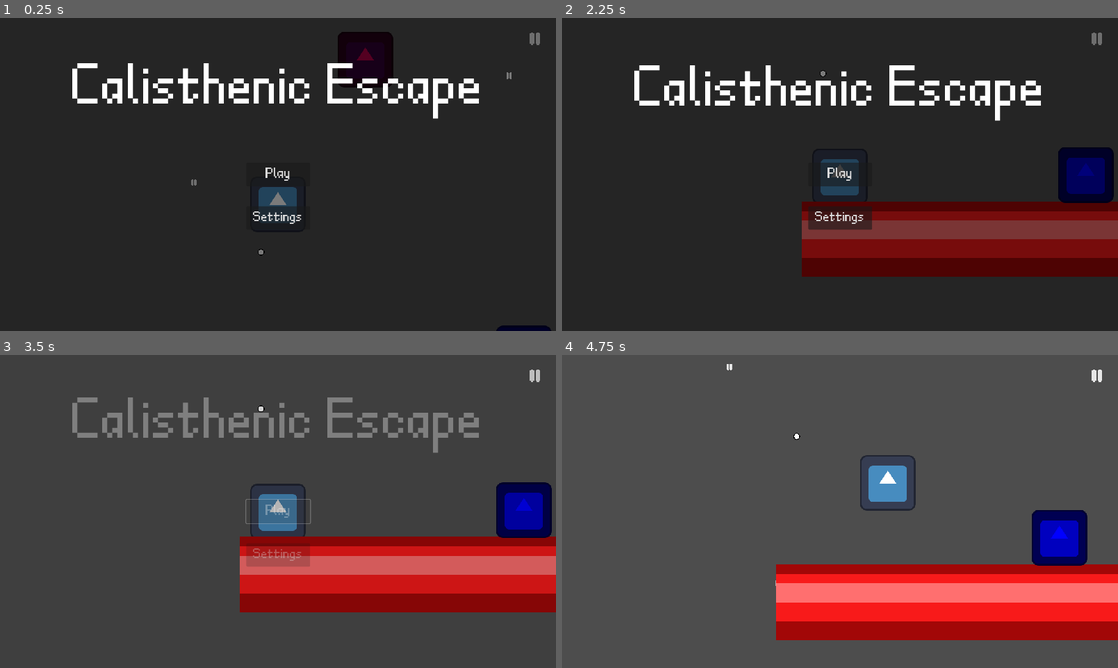
Above: before the commit, frames 1-4 (two rows, left to right).
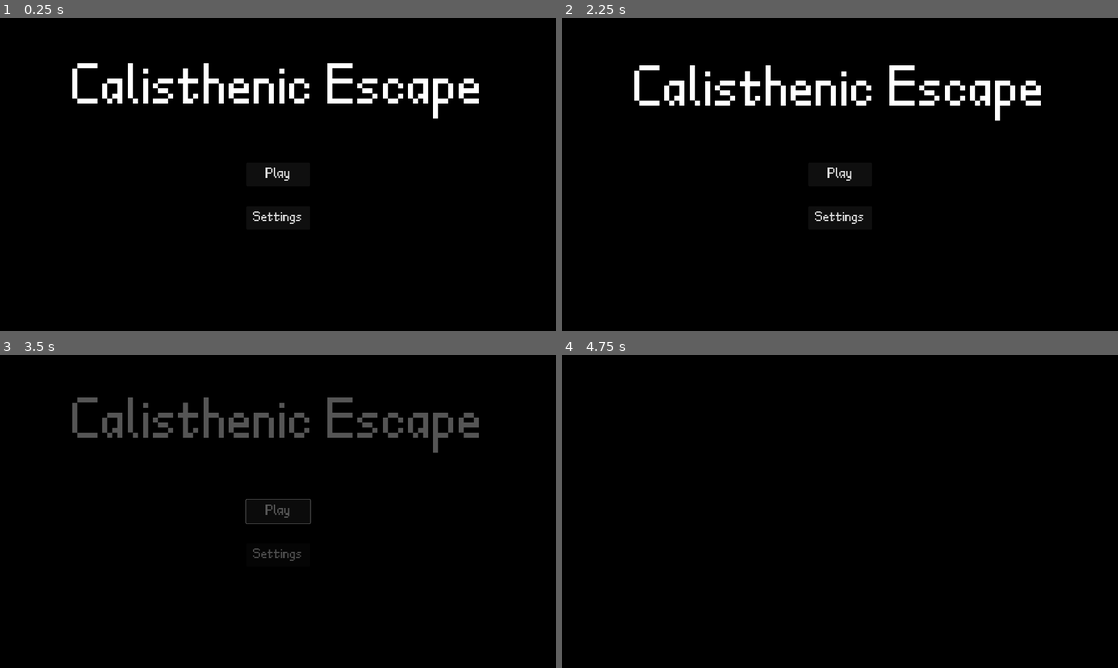
Above: after the commit, the same moments.

Repository: Lelie-l/CompUOLCSSC
Game: Godot game, scene res://Scenes/Levels/level.tscn
The game is run twice, just before and just after one commit, with the same random seed, the same clock (stepped at 60 frames per second) and the same inputs. The engine's default icon, where the game draws it, is replaced by a stand-in: a white triangle on a blue panel in a dark square.
Inputs (mouse positions are in pixels of both pictures, inside the frame that each line leads up to):
- Up to frame 1 (0.25 s): no input
- Up to frame 2 (2.25 s): click (1095, 39) at 0.5 s; click "Settings" at 1.25 s; click "Return" at 2 s
- Up to frame 3 (3.5 s): click "Play" at 2.75 s
- Up to frame 4 (4.75 s): click "Play" at 3.5 s; tap Enter at 4.25 s; move the mouse to (962, 495) at 4.27 s; hold D (right) from 4.28 s (still down); hold Space (space) from 4.28 s (still down); tap W (up) at 4.52, 4.55 s

The runs differ from the first frame. In frame 1, 95% of the frame differs, in the area x 0-100%, y 0-100%; in frame 2, 96%; in frame 3, 100%; in frame 4, 100%.

Commit message:
Day 1

Diff:
--- /dev/null
+++ b/Scenes/Decor/whiteline.tscn
@@ -0,0 +1,9 @@
+[gd_scene load_steps=3 format=3 uid="uid://dt8eqscnh0pkp"]
+
+[ext_resource type="Texture2D" uid="uid://cghludddtdmoy" path="res://Sprites/Decor/white_line.png" id="1_kca5j"]
+[ext_resource type="Script" path="res://Scripts/Decor/whiteline.gd" id="2_v3u7o"]
+
+[node name="Whiteline" type="Sprite2D"]
+scale = Vector2(4, 4)
+texture = ExtResource("1_kca5j")
+script = ExtResource("2_v3u7o")
--- /dev/null
+++ b/Scenes/Levels/intro.tscn
@@ -0,0 +1,101 @@
+[gd_scene load_steps=7 format=3 uid="uid://cmtylfsc8ii8w"]
+
+[ext_resource type="FontFile" uid="uid://bs15oe3x0itwd" path="res://Fonts/test.ttf" id="1_86axo"]
+[ext_resource type="Script" path="res://Scripts/Levels/intro.gd" id="1_cr6rf"]
+
+[sub_resource type="Animation" id="Animation_6kfur"]
+resource_name = "continue"
+tracks/0/type = "value"
+tracks/0/imported = false
+tracks/0/enabled = true
+tracks/0/path = NodePath("Continue:modulate")
+tracks/0/interp = 1
+tracks/0/loop_wrap = true
+tracks/0/keys = {
+"times": PackedFloat32Array(0, 1),
+"transitions": PackedFloat32Array(1, 1),
+"update": 0,
+"values": [Color(1, 1, 1, 0), Color(1, 1, 1, 1)]
+}
+
+[sub_resource type="Animation" id="Animation_cq18u"]
+length = 0.001
+tracks/0/type = "value"
+tracks/0/imported = false
+tracks/0/enabled = true
+tracks/0/path = NodePath("Continue:modulate")
+tracks/0/interp = 1
+tracks/0/loop_wrap = true
+tracks/0/keys = {
+"times": PackedFloat32Array(0),
+"transitions": PackedFloat32Array(1),
+"update": 0,
+"values": [Color(1, 1, 1, 0)]
+}
+tracks/1/type = "value"
+tracks/1/imported = false
+tracks/1/enabled = true
+tracks/1/path = NodePath(".:modulate")
+tracks/1/interp = 1
+tracks/1/loop_wrap = true
+tracks/1/keys = {
+"times": PackedFloat32Array(0),
+"transitions": PackedFloat32Array(1),
+"update": 0,
+"values": [Color(1, 1, 1, 1)]
+}
+
+[sub_resource type="Animation" id="Animation_rio4j"]
+resource_name = "fade_out"
+tracks/0/type = "value"
+tracks/0/imported = false
+tracks/0/enabled = true
+tracks/0/path = NodePath(".:modulate")
+tracks/0/interp = 1
+tracks/0/loop_wrap = true
+tracks/0/keys = {
+"times": PackedFloat32Array(0, 1),
+"transitions": PackedFloat32Array(1, 1),
+"update": 0,
+"values": [Color(1, 1, 1, 1), Color(1, 1, 1, 0)]
+}
+
+[sub_resource type="AnimationLibrary" id="AnimationLibrary_br6aq"]
+_data = {
+"RESET": SubResource("Animation_cq18u"),
+"continue": SubResource("Animation_6kfur"),
+"fade_out": SubResource("Animation_rio4j")
+}
+
+[node name="Intro" type="ColorRect"]
+anchors_preset = 15
+anchor_right = 1.0
+anchor_bottom = 1.0
+grow_horizontal = 2
+grow_vertical = 2
+color = Color(0, 0, 0, 1)
+script = ExtResource("1_cr6rf")
+
+[node name="Continue" type="Label" parent="."]
+modulate = Color(1, 1, 1, 0)
+layout_mode = 1
+anchors_preset = 7
+anchor_left = 0.5
+anchor_top = 1.0
+anchor_right = 0.5
+anchor_bottom = 1.0
+offset_left = -169.5
+offset_top = -70.0
+offset_right = 169.5
+offset_bottom = -37.0
+grow_horizontal = 2
+grow_vertical = 0
+theme_override_colors/font_color = Color(0.574998, 0.574998, 0.574998, 1)
+theme_override_fonts/font = ExtResource("1_86axo")
+theme_override_font_sizes/font_size = 32
+text = "Press 'Space' to continue..."
+
+[node name="AnimationPlayer" type="AnimationPlayer" parent="."]
+libraries = {
+"": SubResource("AnimationLibrary_br6aq")
+}
--- a/Scenes/Levels/level.tscn
+++ b/Scenes/Levels/level.tscn
@@ -14,6 +14,7 @@
 [ext_resource type="PackedScene" uid="uid://dd1fvp6pte6vp" path="res://Scenes/UI/health_bar.tscn" id="9_wn55x"]
 [ext_resource type="Texture2D" uid="uid://dk45kwc4vbwtv" path="res://Sprites/UI/SliderGrabber.png" id="11_ar7cl"]
 [ext_resource type="Texture2D" uid="uid://dwmmgsyfxts1d" path="res://icon.svg" id="12_mmavn"]
+[ext_resource type="PackedScene" uid="uid://cmtylfsc8ii8w" path="res://Scenes/Levels/intro.tscn" id="13_v0y3b"]
 [ext_resource type="Texture2D" uid="uid://cqq4eu1myya7v" path="res://Sprites/UI/HealthBar/HealthBar.png" id="15_n7hkx"]
 
 [sub_resource type="RectangleShape2D" id="RectangleShape2D_lsfkj"]
@@ -52,9 +53,10 @@
 [node name="Camera2D" parent="." node_paths=PackedStringArray("player") instance=ExtResource("7_0jc4h")]
 player = NodePath("../Player")
 boundaries = Vector2(5120, 3000)
-max_speed = 1000
+max_speed = 2000
 
 [node name="Player" parent="." instance=ExtResource("2_i5rbt")]
+position = Vector2(0, -5000)
 
 [node name="CanvasLayer" type="CanvasLayer" parent="."]
 
@@ -71,6 +73,9 @@
 visible = false
 settings = NodePath("../Settings")
 
+[node name="Intro" parent="CanvasLayer" instance=ExtResource("13_v0y3b")]
+list = Array[String](["*You suddenly woke up in a dimly lit, cavernous warehouse. Lying helplessly on a disoriented, cold, concrete floor.  A glint of light catches their eye—a dumbbell, pulsing with an ethereal glow.*"])
+
 [node name="MainMenu" parent="CanvasLayer" node_paths=PackedStringArray("settings") instance=ExtResource("3_qavb3")]
 settings = NodePath("../Settings")
 
@@ -80,16 +85,16 @@
 [node name="StaticBody2D" type="StaticBody2D" parent="."]
 
 [node name="Sprite2D" type="Sprite2D" parent="StaticBody2D"]
-position = Vector2(768, 593)
+position = Vector2(117, 183)
 scale = Vector2(21.9295, 21.6875)
 texture = ExtResource("15_n7hkx")
 
 [node name="CollisionShape2D" type="CollisionShape2D" parent="StaticBody2D"]
-position = Vector2(708, 553)
+position = Vector2(-10, 166)
 shape = SubResource("RectangleShape2D_lsfkj")
 
 [node name="StaticBody2D2" type="StaticBody2D" parent="."]
-position = Vector2(566, 423)
+position = Vector2(270, 16)
 
 [node name="Sprite2D" type="Sprite2D" parent="StaticBody2D2"]
 modulate = Color(0, 0, 1, 1)
@@ -97,3 +102,6 @@
 
 [node name="CollisionShape2D" type="CollisionShape2D" parent="StaticBody2D2"]
 shape = SubResource("RectangleShape2D_l7y7o")
+
+[connection signal="start" from="CanvasLayer/Intro" to="Player" method="_on_intro_start"]
+[connection signal="started" from="CanvasLayer/MainMenu" to="CanvasLayer/Intro" method="_on_main_menu_started"]
--- a/Scenes/Levels/main_menu.tscn
+++ b/Scenes/Levels/main_menu.tscn
@@ -47,7 +47,7 @@
 anchor_bottom = 1.0
 grow_horizontal = 2
 grow_vertical = 2
-color = Color(0, 0, 0, 0.521569)
+color = Color(0, 0, 0, 1)
 script = ExtResource("1_5ppt0")
 
 [node name="Cover1" type="TextureRect" parent="."]
--- a/Scenes/Objects/player.tscn
+++ b/Scenes/Objects/player.tscn
@@ -1,16 +1,342 @@
-[gd_scene load_steps=4 format=3 uid="uid://4jm41curqcp0"]
+[gd_scene load_steps=37 format=3 uid="uid://4jm41curqcp0"]
 
 [ext_resource type="Script" path="res://Scripts/Objects/player.gd" id="1_lvxql"]
-[ext_resource type="Texture2D" uid="uid://dwmmgsyfxts1d" path="res://icon.svg" id="2_s2nxx"]
+[ext_resource type="Texture2D" uid="uid://cs7h3w1gi1o3m" path="res://Sprites/Objects/man_sprite.png" id="2_lswjw"]
 
 [sub_resource type="RectangleShape2D" id="RectangleShape2D_otdct"]
-size = Vector2(120, 120)
+size = Vector2(40, 94)
+
+[sub_resource type="AtlasTexture" id="AtlasTexture_4a8h5"]
+atlas = ExtResource("2_lswjw")
+region = Rect2(0, 1344, 64, 64)
+
+[sub_resource type="AtlasTexture" id="AtlasTexture_hb4uv"]
+atlas = ExtResource("2_lswjw")
+region = Rect2(64, 1344, 64, 64)
+
+[sub_resource type="AtlasTexture" id="AtlasTexture_lku4v"]
+atlas = ExtResource("2_lswjw")
+region = Rect2(128, 1344, 64, 64)
+
+[sub_resource type="AtlasTexture" id="AtlasTexture_nak1t"]
+atlas = ExtResource("2_lswjw")
+region = Rect2(192, 1344, 64, 64)
+
+[sub_resource type="AtlasTexture" id="AtlasTexture_bdufe"]
+atlas = ExtResource("2_lswjw")
+region = Rect2(256, 1344, 64, 64)
+
+[sub_resource type="AtlasTexture" id="AtlasTexture_f0vrb"]
+atlas = ExtResource("2_lswjw")
+region = Rect2(320, 1344, 64, 64)
+
+[sub_resource type="AtlasTexture" id="AtlasTexture_aacjh"]
+atlas = ExtResource("2_lswjw")
+region = Rect2(320, 1280, 64, 64)
+
+[sub_resource type="AtlasTexture" id="AtlasTexture_vcsll"]
+atlas = ExtResource("2_lswjw")
+region = Rect2(256, 1280, 64, 64)
+
+[sub_resource type="AtlasTexture" id="AtlasTexture_sxngu"]
+atlas = ExtResource("2_lswjw")
+region = Rect2(192, 1280, 64, 64)
+
+[sub_resource type="AtlasTexture" id="AtlasTexture_kymts"]
+atlas = ExtResource("2_lswjw")
+region = Rect2(128, 1280, 64, 64)
+
+[sub_resource type="AtlasTexture" id="AtlasTexture_g2usy"]
+atlas = ExtResource("2_lswjw")
+region = Rect2(64, 1280, 64, 64)
+
+[sub_resource type="AtlasTexture" id="AtlasTexture_ubhof"]
+atlas = ExtResource("2_lswjw")
+region = Rect2(0, 1280, 64, 64)
+
+[sub_resource type="AtlasTexture" id="AtlasTexture_4dne6"]
+atlas = ExtResource("2_lswjw")
+region = Rect2(0, 1600, 64, 64)
+
+[sub_resource type="AtlasTexture" id="AtlasTexture_u8cy4"]
+atlas = ExtResource("2_lswjw")
+region = Rect2(64, 1600, 64, 64)
+
+[sub_resource type="AtlasTexture" id="AtlasTexture_g85v0"]
+atlas = ExtResource("2_lswjw")
+region = Rect2(64, 1728, 64, 64)
+
+[sub_resource type="AtlasTexture" id="AtlasTexture_t3kpj"]
+atlas = ExtResource("2_lswjw")
+region = Rect2(128, 1728, 64, 64)
+
+[sub_resource type="AtlasTexture" id="AtlasTexture_aqyck"]
+atlas = ExtResource("2_lswjw")
+region = Rect2(192, 1728, 64, 64)
+
+[sub_resource type="AtlasTexture" id="AtlasTexture_gn8s7"]
+atlas = ExtResource("2_lswjw")
+region = Rect2(256, 1728, 64, 64)
+
+[sub_resource type="AtlasTexture" id="AtlasTexture_xq5yf"]
+atlas = ExtResource("2_lswjw")
+region = Rect2(64, 1408, 64, 64)
+
+[sub_resource type="AtlasTexture" id="AtlasTexture_vmxd5"]
+atlas = ExtResource("2_lswjw")
+region = Rect2(128, 1408, 64, 64)
+
+[sub_resource type="AtlasTexture" id="AtlasTexture_7pmi2"]
+atlas = ExtResource("2_lswjw")
+region = Rect2(192, 1408, 64, 64)
+
+[sub_resource type="AtlasTexture" id="AtlasTexture_60d7q"]
+atlas = ExtResource("2_lswjw")
+region = Rect2(256, 1280, 64, 64)
+
+[sub_resource type="AtlasTexture" id="AtlasTexture_e7bln"]
+atlas = ExtResource("2_lswjw")
+region = Rect2(192, 1280, 64, 64)
+
+[sub_resource type="AtlasTexture" id="AtlasTexture_lf72k"]
+atlas = ExtResource("2_lswjw")
+region = Rect2(128, 1280, 64, 64)
+
+[sub_resource type="AtlasTexture" id="AtlasTexture_7j8vo"]
+atlas = ExtResource("2_lswjw")
+region = Rect2(64, 576, 64, 64)
+
+[sub_resource type="AtlasTexture" id="AtlasTexture_vwi1r"]
+atlas = ExtResource("2_lswjw")
+region = Rect2(128, 576, 64, 64)
+
+[sub_resource type="AtlasTexture" id="AtlasTexture_kio36"]
+atlas = ExtResource("2_lswjw")
+region = Rect2(192, 576, 64, 64)
+
+[sub_resource type="AtlasTexture" id="AtlasTexture_vc743"]
+atlas = ExtResource("2_lswjw")
+region = Rect2(256, 576, 64, 64)
+
+[sub_resource type="AtlasTexture" id="AtlasTexture_8buq5"]
+atlas = ExtResource("2_lswjw")
+region = Rect2(320, 576, 64, 64)
+
+[sub_resource type="AtlasTexture" id="AtlasTexture_c11ok"]
+atlas = ExtResource("2_lswjw")
+region = Rect2(384, 576, 64, 64)
+
+[sub_resource type="AtlasTexture" id="AtlasTexture_si1gk"]
+atlas = ExtResource("2_lswjw")
+region = Rect2(448, 576, 64, 64)
+
+[sub_resource type="AtlasTexture" id="AtlasTexture_6sy7v"]
+atlas = ExtResource("2_lswjw")
+region = Rect2(512, 576, 64, 64)
+
+[sub_resource type="SpriteFrames" id="SpriteFrames_v22ig"]
+animations = [{
+"frames": [{
+"duration": 1.0,
+"texture": SubResource("AtlasTexture_4a8h5")
+}, {
+"duration": 1.0,
+"texture": SubResource("AtlasTexture_hb4uv")
+}, {
+"duration": 1.0,
+"texture": SubResource("AtlasTexture_lku4v")
+}, {
+"duration": 1.0,
+"texture": SubResource("AtlasTexture_nak1t")
+}, {
+"duration": 1.0,
+"texture": SubResource("AtlasTexture_bdufe")
+}, {
+"duration": 1.0,
+"texture": SubResource("AtlasTexture_f0vrb")
+}],
+"loop": true,
+"name": &"climb",
+"speed": 8.0
+}, {
+"frames": [{
+"duration": 1.0,
+"texture": SubResource("AtlasTexture_aacjh")
+}, {
+"duration": 1.0,
+"texture": SubResource("AtlasTexture_aacjh")
+}, {
+"duration": 1.0,
+"texture": SubResource("AtlasTexture_aacjh")
+}, {
+"duration": 1.0,
+"texture": SubResource("AtlasTexture_aacjh")
+}, {
+"duration": 1.0,
+"texture": SubResource("AtlasTexture_aacjh")
+}, {
+"duration": 1.0,
+"texture": SubResource("AtlasTexture_aacjh")
+}, {
+"duration": 1.0,
+"texture": SubResource("AtlasTexture_aacjh")
+}, {
+"duration": 1.0,
+"texture": SubResource("AtlasTexture_aacjh")
+}, {
+"duration": 1.0,
+"texture": SubResource("AtlasTexture_aacjh")
+}, {
+"duration": 1.0,
+"texture": SubResource("AtlasTexture_vcsll")
+}, {
+"duration": 1.0,
+"texture": SubResource("AtlasTexture_vcsll")
+}, {
+"duration": 1.0,
+"texture": SubResource("AtlasTexture_vcsll")
+}, {
+"duration": 1.0,
+"texture": SubResource("AtlasTexture_sxngu")
+}, {
+"duration": 1.0,
+"texture": SubResource("AtlasTexture_sxngu")
+}, {
+"duration": 1.0,
+"texture": SubResource("AtlasTexture_sxngu")
+}, {
+"duration": 1.0,
+"texture": SubResource("AtlasTexture_kymts")
+}, {
+"duration": 1.0,
+"texture": SubResource("AtlasTexture_g2usy")
+}, {
+"duration": 1.0,
+"texture": SubResource("AtlasTexture_ubhof")
+}, {
+"duration": 1.0,
+"texture": SubResource("AtlasTexture_g2usy")
+}, {
+"duration": 1.0,
+"texture": SubResource("AtlasTexture_g2usy")
+}, {
+"duration": 1.0,
+"texture": SubResource("AtlasTexture_g2usy")
+}, {
+"duration": 1.0,
+"texture": SubResource("AtlasTexture_ubhof")
+}, {
+"duration": 1.0,
+"texture": SubResource("AtlasTexture_ubhof")
+}],
+"loop": false,
+"name": &"fall",
+"speed": 4.0
+}, {
+"frames": [{
+"duration": 1.0,
+"texture": SubResource("AtlasTexture_4dne6")
+}, {
+"duration": 1.0,
+"texture": SubResource("AtlasTexture_u8cy4")
+}],
+"loop": true,
+"name": &"idle",
+"speed": 5.0
+}, {
+"frames": [{
+"duration": 1.0,
+"texture": SubResource("AtlasTexture_g85v0")
+}, {
+"duration": 1.0,
+"texture": SubResource("AtlasTexture_t3kpj")
+}, {
+"duration": 1.0,
+"texture": SubResource("AtlasTexture_aqyck")
+}, {
+"duration": 1.0,
+"texture": SubResource("AtlasTexture_gn8s7")
+}],
+"loop": false,
+"name": &"jump",
+"speed": 8.0
+}, {
+"frames": [{
+"duration": 1.0,
+"texture": SubResource("AtlasTexture_xq5yf")
+}, {
+"duration": 1.0,
+"texture": SubResource("AtlasTexture_vmxd5")
+}, {
+"duration": 1.0,
+"texture": SubResource("AtlasTexture_7pmi2")
+}, {
+"duration": 1.0,
+"texture": SubResource("AtlasTexture_vmxd5")
+}],
+"loop": true,
+"name": &"pullup",
+"speed": 6.0
+}, {
+"frames": [{
+"duration": 1.0,
+"texture": SubResource("AtlasTexture_60d7q")
+}, {
+"duration": 1.0,
+"texture": SubResource("AtlasTexture_e7bln")
+}, {
+"duration": 1.0,
+"texture": SubResource("AtlasTexture_lf72k")
+}, {
+"duration": 1.0,
+"texture": SubResource("AtlasTexture_e7bln")
+}],
+"loop": true,
+"name": &"pushup",
+"speed": 6.0
+}, {
+"frames": [{
+"duration": 1.0,
+"texture": SubResource("AtlasTexture_7j8vo")
+}, {
+"duration": 1.0,
+"texture": SubResource("AtlasTexture_vwi1r")
+}, {
+"duration": 1.0,
+"texture": SubResource("AtlasTexture_kio36")
+}, {
+"duration": 1.0,
+"texture": SubResource("AtlasTexture_vc743")
+}, {
+"duration": 1.0,
+"texture": SubResource("AtlasTexture_8buq5")
+}, {
+"duration": 1.0,
+"texture": SubResource("AtlasTexture_c11ok")
+}, {
+"duration": 1.0,
+"texture": SubResource("AtlasTexture_si1gk")
+}, {
+"duration": 1.0,
+"texture": SubResource("AtlasTexture_6sy7v")
+}],
+"loop": true,
+"name": &"walk",
+"speed": 12.0
+}]
 
 [node name="Player" type="CharacterBody2D"]
 script = ExtResource("1_lvxql")
 
-[node name="Sprite" type="Sprite2D" parent="."]
-texture = ExtResource("2_s2nxx")
-
 [node name="CollisionShape2D" type="CollisionShape2D" parent="."]
+position = Vector2(0, -47)
 shape = SubResource("RectangleShape2D_otdct")
+
+[node name="Sprite" type="AnimatedSprite2D" parent="."]
+z_index = 2
+position = Vector2(0, -60)
+scale = Vector2(2, 2)
+sprite_frames = SubResource("SpriteFrames_v22ig")
+animation = &"fall"
+frame = 13
+frame_progress = 1.0
--- /dev/null
+++ b/Scenes/UI/TextAnim.tscn
@@ -0,0 +1,24 @@
+[gd_scene load_steps=3 format=3 uid="uid://ctaairp3gfv6l"]
+
+[ext_resource type="FontFile" uid="uid://bs15oe3x0itwd" path="res://Fonts/test.ttf" id="1_e1vag"]
+[ext_resource type="Script" path="res://Scripts/Levels/TextAnim.gd" id="2_odech"]
+
+[node name="Label" type="Label"]
+anchors_preset = 8
+anchor_left = 0.5
+anchor_top = 0.5
+anchor_right = 0.5
+anchor_bottom = 0.5
+offset_left = -454.5
+offset_top = -162.0
+offset_right = 454.5
+offset_bottom = 162.0
+grow_horizontal = 2
+grow_vertical = 2
+theme_override_fonts/font = ExtResource("1_e1vag")
+theme_override_font_sizes/font_size = 32
+text = "Intro the fahfa oifhaef aefhae fqefqefnq efjekfe fjwkf nwkef nwefwen fjw fejf effjkew j fnsdvv fewjwekvjevwevewj vwkj evwk vk e wkj vkw ejkv wekjv wke vkwe kjv kje kk"
+horizontal_alignment = 1
+vertical_alignment = 1
+autowrap_mode = 2
+script = ExtResource("2_odech")
--- /dev/null
+++ b/Scenes/UI/dialogue.tscn
@@ -0,0 +1,44 @@
+[gd_scene load_steps=4 format=3 uid="uid://c843yt0e8wbne"]
+
+[ext_resource type="Script" path="res://Scripts/UI/dialogue.gd" id="1_7rtjv"]
+[ext_resource type="PackedScene" uid="uid://ctaairp3gfv6l" path="res://Scenes/UI/TextAnim.tscn" id="1_yeoe5"]
+[ext_resource type="Texture2D" uid="uid://c5ae2faqd0urj" path="res://Sprites/Objects/New Piskel (7).png" id="2_cq312"]
+
+[node name="Dialogue" type="Control"]
+layout_mode = 3
+anchors_preset = 15
+anchor_right = 1.0
+anchor_bottom = 1.0
+grow_horizontal = 2
+grow_vertical = 2
+script = ExtResource("1_7rtjv")
+
+[node name="ColorRect" type="ColorRect" parent="."]
+layout_mode = 0
+offset_left = 34.0
+offset_top = 473.0
+offset_right = 1065.0
+offset_bottom = 684.0
+color = Color(0.306001, 0.170216, 0.00533197, 1)
+
+[node name="Label" parent="ColorRect" instance=ExtResource("1_yeoe5")]
+layout_mode = 1
+anchors_preset = 15
+anchor_left = 0.0
+anchor_top = 0.0
+anchor_right = 1.0
+anchor_bottom = 1.0
+offset_left = 50.0
+offset_top = 0.0
+offset_right = -50.0
+offset_bottom = 0.0
+
+[node name="TextureRect" type="TextureRect" parent="."]
+layout_mode = 0
+offset_left = 877.0
+offset_top = 174.0
+offset_right = 1367.0
+offset_bottom = 691.0
+rotation = 0.242601
+texture = ExtResource("2_cq312")
+stretch_mode = 4
--- /dev/null
+++ b/Scripts/Decor/whiteline.gd
@@ -0,0 +1,18 @@
+extends Sprite2D
+
+var speed = 200
+
+var time = 0
+var destroyed = false
+
+func _ready() -> void:
+	speed = randi_range(400,1200)
+	scale.x *= randf_range(0.8,1.2)
+	scale.y *= randf_range(0.8,1.2)
+
+func _process(delta: float) -> void:
+	global_position.y -= delta*speed
+	time += delta
+	if time > 1 and !destroyed:
+		queue_free()
+		destroyed = true
--- a/Scripts/Global.gd
+++ b/Scripts/Global.gd
@@ -1,6 +1,7 @@
 extends Node
 
 var main_menu = true
+var intro = false
 
 var node_parent = null
 var player = null
@@ -14,3 +15,4 @@
 	parent.add_child(node_instance)
 	if position != Vector2.ZERO:
 		node_instance.global_position = position
+	return node_instance
--- /dev/null
+++ b/Scripts/Levels/TextAnim.gd
@@ -0,0 +1,34 @@
+extends Label
+
+@export_multiline var text_to = ""
+
+var destroying:bool = false
+var destroyed:bool = false
+
+signal done
+
+func _process(_delta):
+	if destroying:
+		modulate.a -= _delta
+		if modulate.a <= 0 and !destroyed:
+			queue_free()
+			destroyed = true
+		return
+	if text_to.length() > 0:
+		if Input.is_action_just_pressed("space"):
+			text += text_to
+			text_to = ""
+			done.emit()
+			return
+		text += text_to.left(1)
+		text_to = text_to.erase(0,1)
+		if text_to.length() == 0:
+			done.emit()
+
+func add_text(text_set):
+
+	text = ""
+	text_to = text_set
+
+func destroy():
+	destroying = true
--- /dev/null
+++ b/Scripts/Levels/intro.gd
@@ -0,0 +1,27 @@
+extends ColorRect
+
+var label = preload("res://Scenes/UI/TextAnim.tscn")
+@export var list:Array[String]
+var done:bool = false
+
+var started = false
+
+signal start
+
+func _on_main_menu_started() -> void:
+	await get_tree().create_timer(2).timeout
+	for i in list:
+		var t_node = Global.instance_node(label, self)
+		t_node.add_text(i)
+		await t_node.done
+	done = true
+	$AnimationPlayer.play("continue")
+
+func _process(delta: float) -> void:
+	if done and !started:
+		if Input.is_action_just_pressed("space"):
+			start.emit()
+			started = true
+			$AnimationPlayer.play("fade_out")
+			await get_tree().create_timer(1).timeout
+			hide()
--- a/Scripts/Levels/main_menu.gd
+++ b/Scripts/Levels/main_menu.gd
@@ -16,7 +16,9 @@
 	cover_pos.append($Cover5.position)
 
 func play() -> void:
+	if !Global.main_menu: return
 	Global.main_menu = false
+	Global.intro = true
 	started.emit()
 	$AnimationPlayer.play("play")
 
--- a/Scripts/Objects/camera_2d.gd
+++ b/Scripts/Objects/camera_2d.gd
@@ -22,7 +22,7 @@
 
 func _physics_process(delta) -> void:
 	if player != null:
-		var cam_pos = global_position
+		var cam_pos = global_position + Vector2(0,100)
 		var ply_pos = player.global_position
 		var cam_len = (cam_pos-ply_pos).length()
 		var spd = min(cam_len*2, max_speed) + 1 if cam_len < 300 else cam_len*3
--- a/Scripts/Objects/player.gd
+++ b/Scripts/Objects/player.gd
@@ -1,7 +1,7 @@
 extends CharacterBody2D
 
 # Exports
-@export var max_speed:int = 400
+@export var max_speed:int = 200
 @export var coyote_time :float= 0.15
 @export var acceleration:float = 16
 @export var max_health:int = 100
@@ -11,6 +11,11 @@
 var speed:float = 200
 var time_from_land = 0
 var jump_time = 0
+
+var intro:bool = true
+var intro_start:bool = false
+var intro_end:bool = false
+var white_line = preload("res://Scenes/Decor/whiteline.tscn")
 
 # Player Properties
 var health:int = 100
@@ -24,11 +29,35 @@
 	health = max_health
 
 func _physics_process(delta: float) -> void:
+	if intro: return
+	if intro_start:
+		$Sprite.frame = 0
+		$Sprite.animation = "fall"
+		velocity =Vector2(0,1000)
+		move_and_slide()
+		Global.instance_node(white_line, Global.node_parent, global_position + Vector2(randi_range(-600,600), randi_range(-200,600)))
+		if is_on_floor():
+			intro_start = false
+			intro_end = true
+		return
+	if intro_end:
+		$Sprite.play("fall")
+		if $Sprite.frame == 22:
+			intro_end = false
+		return
+
 	# Handles Direction and Player Input
 	var target_dir = Vector2.ZERO
 	target_dir.x = Input.get_axis("left", "right")
 	dir.x = move_toward(dir.x, target_dir.x, delta*acceleration)
 
+	if is_on_floor():
+		if target_dir.x == 0:
+			$Sprite.play("idle")
+		else:
+			$Sprite.play("walk")
+
+	#print(is_on_floor(), ", ", time_from_land, ", ", coyote_time)
 	if is_on_floor():
 		time_from_land = 0
 		dir.y = 0
@@ -36,19 +65,20 @@
 		time_from_land += delta
 		dir.y += 2400*delta
 
-	print(jump_time)
 	if Input.is_action_pressed("space"):
 		if time_from_land < coyote_time:
 			jump_time += delta*10
 			jump_time = min(jump_time, 1)
 			dir.y -= 340 - 340*(jump_time)
-			print(dir.y)
+			$Sprite.play("jump")
 		else:
 			jump_time = 0
+	else:
+		jump_time = 0
 
 	#yaser252
 	# Handles Horizontal Sprite Flipping
-	if dir.x > 0:
+	if dir.x < 0:
 		$Sprite.flip_h = false
 	else:
 		$Sprite.flip_h = true
@@ -60,3 +90,8 @@
 func hit(dmg:int):
 	health -= dmg
 	just_hit.emit()
+
+
+func _on_intro_start() -> void:
+	intro = false
+	intro_start = true
--- /dev/null
+++ b/Scripts/UI/dialogue.gd
@@ -0,0 +1,3 @@
+extends Control
+
+@export var list:Array[String]
Not shown, added: Audio/button selection.wav.import
Not shown, added: Audio/click_effect-86995.mp3.import
Not shown, added: Audio/click_effect-86995.wav.import
Not shown, added: Audio/laserShoot (1).wav.import
Not shown: 1 places in Scenes/Levels/level.tscn that only renumber resources
Binary file added: Sprites/Decor/white_line.png
Not shown, added: Sprites/Decor/white_line.png.import
Binary file added: Sprites/Objects/New Piskel (7).png
Not shown, added: Sprites/Objects/New Piskel (7).png.import
Binary file added: Sprites/Objects/man_sprite.png
Not shown, added: Sprites/Objects/man_sprite.png.import
Binary file added: Sprites/Objects/pixel_art.png
(and 11 more such lines)
